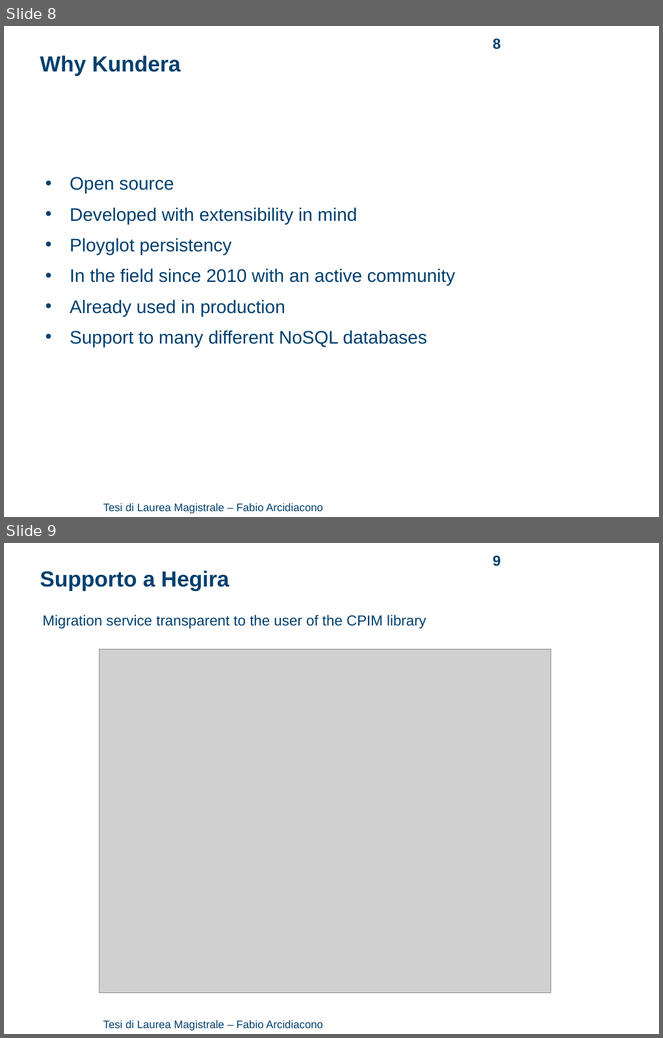
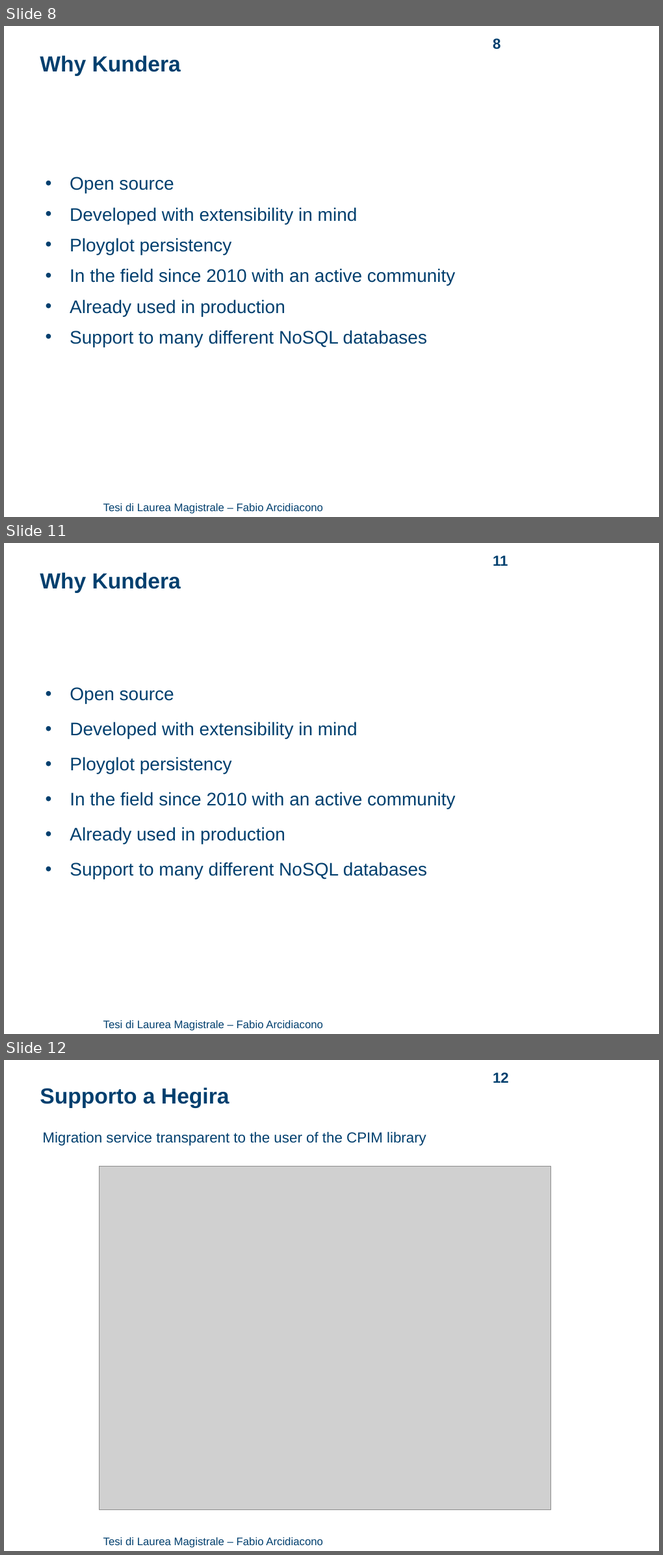
Before and after one commit to arci/thesis, a slide deck: presentation/ThesisPresentation.ppt. Shown one above the other, each under a label of ours: slides 8 and 9 before the commit, slides 8, 11 and 12 after it; the slides between them are not shown. The pictures are 663x1038 and 663x1555 pixels, drawn with LibreOffice and Linux fonts; fonts in the diff are those of the drawing; grey boxes stand for pictures; background and template pictures are left out. Boxes give left, top, right and bottom in pixels: in the first picture for what was removed or moved away, otherwise in the second. Text is boxed around its words. In the diff, an @@ line names an element or a change of style, - is before the commit and + after.

Commit message:
fixes + slide on kundera integration

```diff
--- a/presentation/ThesisPresentation.ppt
+++ b/presentation/ThesisPresentation.ppt
@@ slide 11 added at (4, 543, 659, 1034), background #FFFFFF; not listed: 1 template element that a slide beside it also shows @@
@@ page number added at (493, 555, 508, 566), 16 pt, text #003F6E, bold @@
+11
@@ text added at (40, 572, 181, 593), 24 pt, text #003F6E, bold @@
+Why Kundera
@@ text added at (70, 687, 455, 880), 20 pt, text #003F6E @@
+• Open source
+• Developed with extensibility in mind
+• Ployglot persistency
+• In the field since 2010 with an active community
+• Already used in production
+• Support to many different NoSQL databases
@@ what was slide 9 is now slide 12 @@
@@ page number at (493, 1072, 509, 1083): text changed @@
-9
+12
```
Also in this commit, not shown: 7 slides changed, 2 other slides added, 2 other files.
